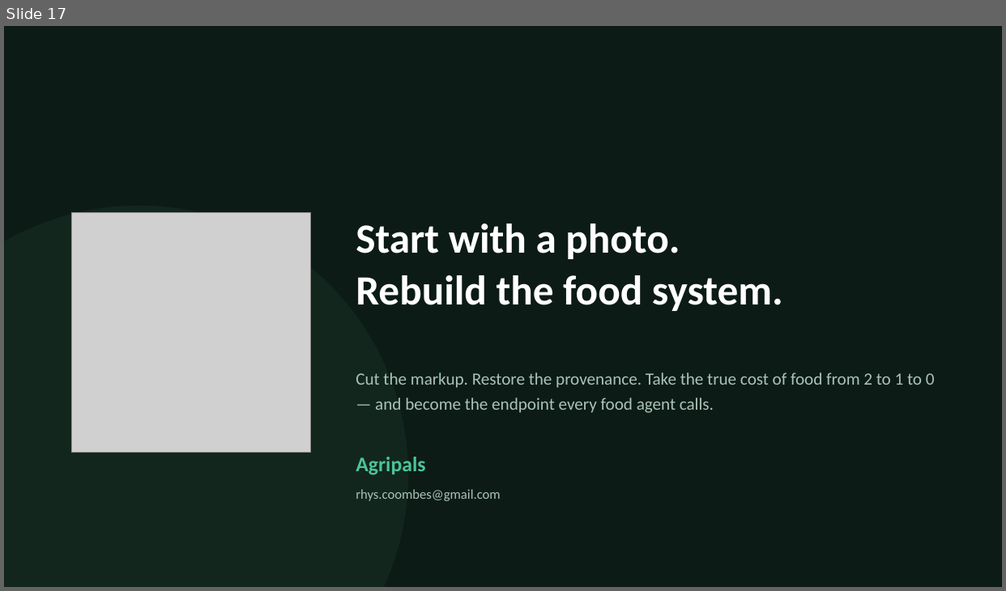
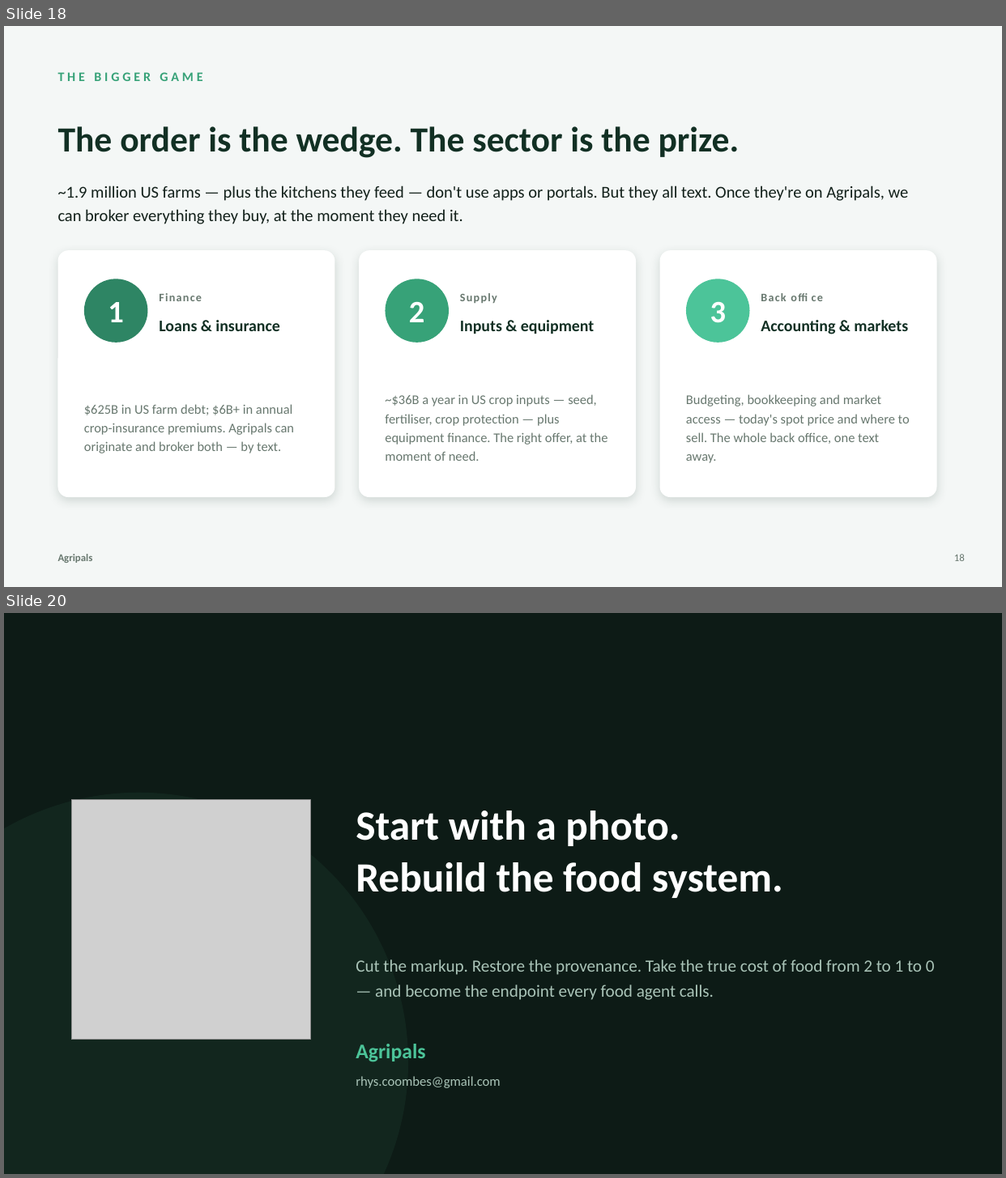
Before and after one commit to rhy-collab/Agripals, a slide deck: Agripals-Investor-Deck.pptx. Shown one above the other, each under a label of ours: slide 17 before the commit, slides 18 and 20 after it; the slides between them are not shown. The pictures are 1006x591 and 1006x1178 pixels, drawn with LibreOffice and Linux fonts; fonts in the diff are those of the drawing; grey boxes stand for pictures. Boxes give left, top, right and bottom in pixels: in the first picture for what was removed or moved away, otherwise in the second. Text is boxed around its words. In the diff, an @@ line names an element or a change of style, - is before the commit and + after.

```diff
--- a/Agripals-Investor-Deck.pptx
+++ b/Agripals-Investor-Deck.pptx
@@ slide 18 added at (x1=4, y1=26, x2=1002, y2=587), background #F4F7F6 @@
@@ text added at (x1=58, y1=72, x2=202, y2=81), 12.5 pt, text #37A278, bold @@
+THE BIGGER GAME
@@ text added at (x1=58, y1=126, x2=739, y2=158), 34 pt, text #123024, bold @@
+The order is the wedge. The sector is the prize.
@@ text added at (x1=58, y1=186, x2=909, y2=224), 16 pt, text #12201A @@
+~1.9 million US farms — plus the kitchens they feed — don't use apps or portals. But they all text. Once they're on Agripals, we can broker everything they buy, at the moment they need it.
@@ rounded rectangle added at (x1=58, y1=250, x2=335, y2=497), fill #FFFFFF @@
@@ rounded rectangle added at (x1=359, y1=250, x2=636, y2=497), fill #FFFFFF @@
@@ rounded rectangle added at (x1=660, y1=250, x2=937, y2=497), fill #FFFFFF @@
@@ ellipse added at (x1=84, y1=279, x2=147, y2=343), fill #2E8564 @@
@@ ellipse added at (x1=385, y1=279, x2=449, y2=343), fill #37A278 @@
@@ ellipse added at (x1=686, y1=279, x2=750, y2=343), fill #4CC499 @@
@@ text added at (x1=108, y1=302, x2=123, y2=322), 30 pt, text #FFFFFF, bold @@
+1
@@ text added at (x1=159, y1=293, x2=202, y2=301), 11 pt, text #68786F, bold @@
+Finance
@@ text added at (x1=409, y1=302, x2=424, y2=322), 30 pt, text #FFFFFF, bold @@
+2
@@ text added at (x1=460, y1=293, x2=497, y2=303), 11 pt, text #68786F, bold @@
+Supply
@@ text added at (x1=710, y1=302, x2=726, y2=323), 30 pt, text #FFFFFF, bold @@
+3
@@ text added at (x1=761, y1=293, x2=786, y2=301), 11 pt, text #68786F, bold @@
+Back office
@@ text added at (x1=159, y1=320, x2=280, y2=331), 15.5 pt, text #123024, bold @@
+Loans & insurance
@@ text added at (x1=460, y1=320, x2=594, y2=334), 15.5 pt, text #123024, bold @@
+Inputs & equipment
@@ text added at (x1=761, y1=320, x2=908, y2=335), 15.5 pt, text #123024, bold @@
+Accounting & markets
@@ text added at (x1=84, y1=404, x2=294, y2=454), 12.8 pt, text #68786F @@
+$625B in US farm debt; $6B+ in annual crop-insurance premiums. Agripals can originate and broker both — by text.
@@ text added at (x1=385, y1=395, x2=607, y2=461), 12.8 pt, text #68786F @@
+~$36B a year in US crop inputs — seed, fertiliser, crop protection — plus equipment finance. The right offer, at the moment of need.
@@ text added at (x1=686, y1=395, x2=910, y2=463), 12.8 pt, text #68786F @@
+Budgeting, bookkeeping and market access — today's spot price and where to sell. The whole back office, one text away.
@@ text added at (x1=58, y1=554, x2=93, y2=563), 10 pt, text #68786F, bold @@
+Agripals
@@ text added at (x1=954, y1=554, x2=965, y2=561), 10 pt, text #68786F @@
+18
@@ what was slide 17 is now slide 20 @@
```
Also in this commit, not shown: 10 slides changed, 2 other slides added, 3 other files.
